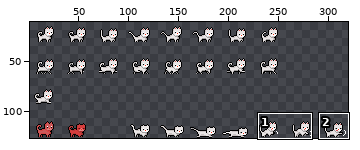
A sprite sheet gets an edit: Assests/GatoBlanco/sprites/gato-normal.png. The picture above shows the old version from afar; the outline marks the close-up.
Close-up. As it was:
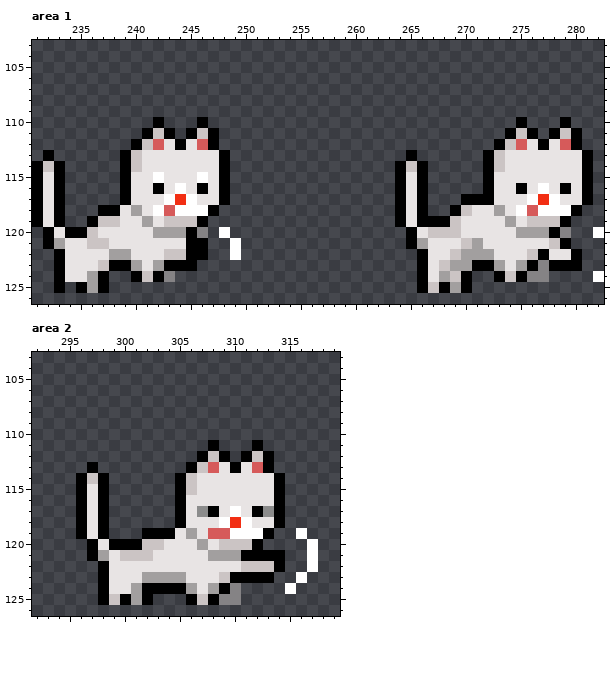
The file is 320x127 pixels. Shown: area 1: x 231..282, y 103..126; area 2: x 292..319, y 103..126. The wide view leaves out empty margins.
After:
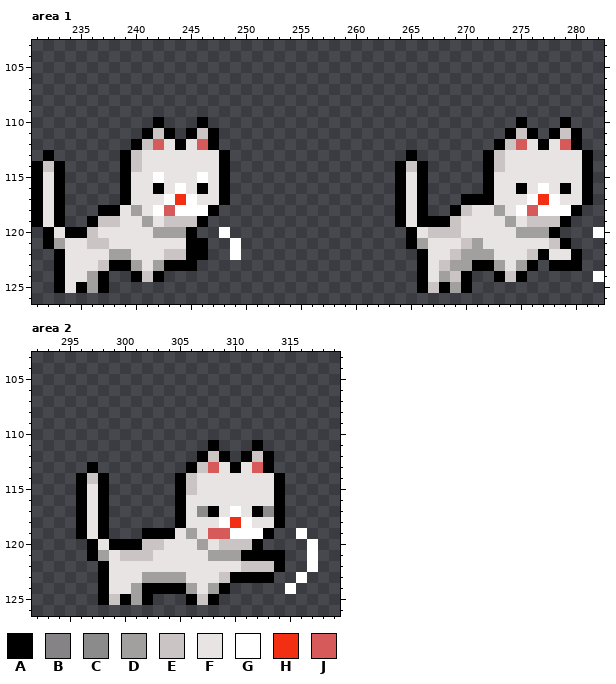
Palette (. is transparent): A #000000  B #858385  C #8b8b8b  D #a29f9f  E #cbc4c4  F #e8e4e4  G #ffffff  H #f22e13  J #d65a5a
The exact change:
Changed rows in their new state; - is an unchanged pixel.
Area 1:
first column x 234:
120 ------------.--------------------------------.
123 -------------------------------------------.--
124 ---------.--------------------------------..--
125 F---------------------------------------------
Area 2:
first column x 309:
124 -.
125 ..
Changed places in both close-ups, as pixel boxes (x1, y1, x2, y2):
erased: (197, 227, 208, 238)
erased: (527, 227, 571, 282)
erased: (164, 271, 175, 282)
added: (65, 282, 76, 293)
erased: (219, 583, 241, 605)
